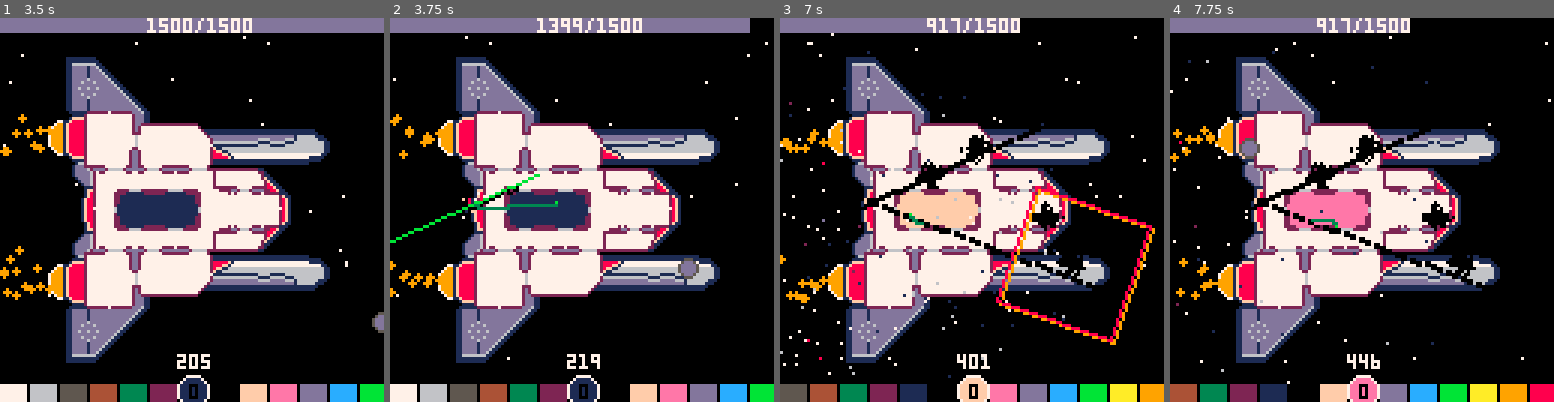
Above: before the commit, frames 1-4 (left to right).
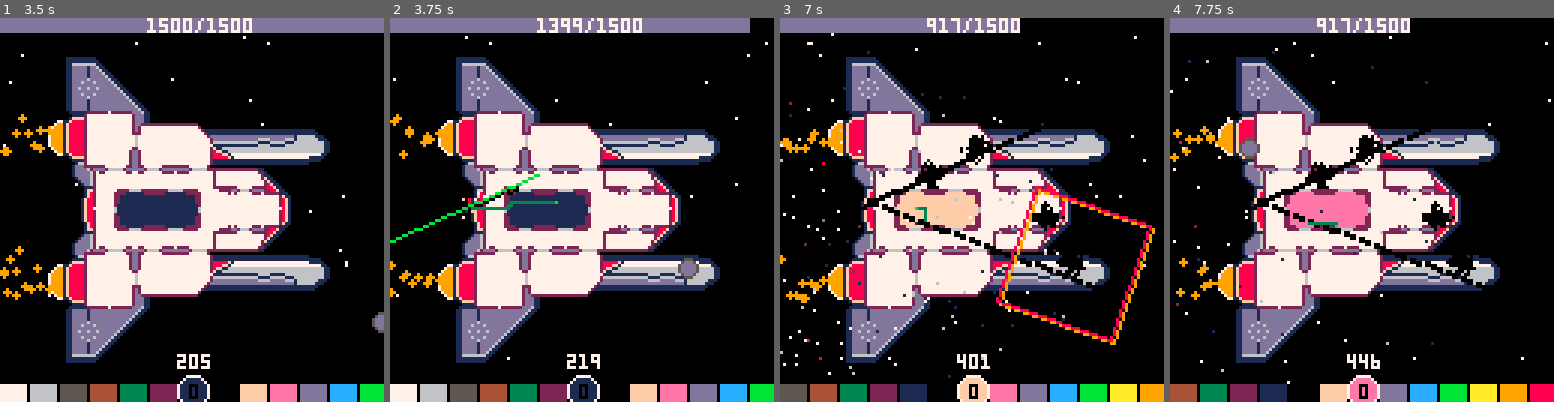
Above: after the commit, the same moments.

Repository: kiiro94/GGJ2020
Game: PICO-8 cartridge ggj2020.p8
The game is run twice, just before and just after one commit, with the same random seed, the same clock (stepped at 60 frames per second) and the same inputs.
Inputs (mouse positions are in pixels of both pictures, inside the frame that each line leads up to):
- Up to frame 1 (3.5 s): click (280, 121) at 0.67 s; tap O (Z key) at 0.7, 1.7, 2.1, 2.5, 2.9, 3.3 s; click (46, 267) at 1.22 s; hold Right 1.6-2.1 s; click (107, 114) at 1.77 s; hold Up 2.15-2.42 s; click (172, 259) at 2.32 s; hold Right 2.47-3.03 s; click (234, 106) at 2.87 s; hold Left from 3.08 s (still down); click (295, 256) at 3.42 s
- Up to frame 2 (3.75 s): release Left at 3.58 s; hold Down from 3.63 s (still down); tap O (Z key) at 3.7 s
- Up to frame 3 (7 s): release Down at 3.97 s; click (841, 102) at 3.97 s; hold Right 4.02-4.68 s; tap O (Z key) every 0.4 s from 4.1 to 6.9 s; click (902, 248) at 4.52 s; hold Up 4.73-5.03 s; click (964, 94) at 5.07 s; hold Left 5.08-5.68 s; click (1029, 244) at 5.62 s; hold Down 5.73-6.03 s; hold Right 6.08-6.58 s; click (1091, 90) at 6.17 s; hold Right from 6.63 s (still down); click (856, 236) at 6.72 s
- Up to frame 4 (7.75 s): release Right at 7.13 s; hold Up 7.18-7.45 s; click (1308, 83) at 7.27 s; tap O (Z key) at 7.3, 7.7 s; hold Right from 7.5 s (still down)

Frame 1 is identical in both runs. In frame 2, 0.2% of the frame differs, in the area x 21-44%, y 47-50%; in frame 3, 0.1%; in frame 4, 0.1%.

Commit message:
Removed unused code and disabled path reversing for better performance

Diff:
--- a/ggj2020.p8
+++ b/ggj2020.p8
@@ -941,7 +941,7 @@
 			end
 		 end
 
-		 if ((x+y) % 2 == 0) reverse(neighbours)
+		 --if ((x+y) % 2 == 0) reverse(neighbours)
 
 
 		 for next in all(neighbours) do
@@ -1005,14 +1005,6 @@
 
 -- find all existing neighbours of a position that are not walls
 debugCounter = 0
-function getNeighbours(pos)
-   --printh("find neighbours for " .. pos[1] .. "," .. pos[2] )
-   local neighbours={}
-   local x = pos[1]
-   local y = pos[2]
-
-   return neighbours
-end
 
 -- insert into start of table
 function insert(t, val)
